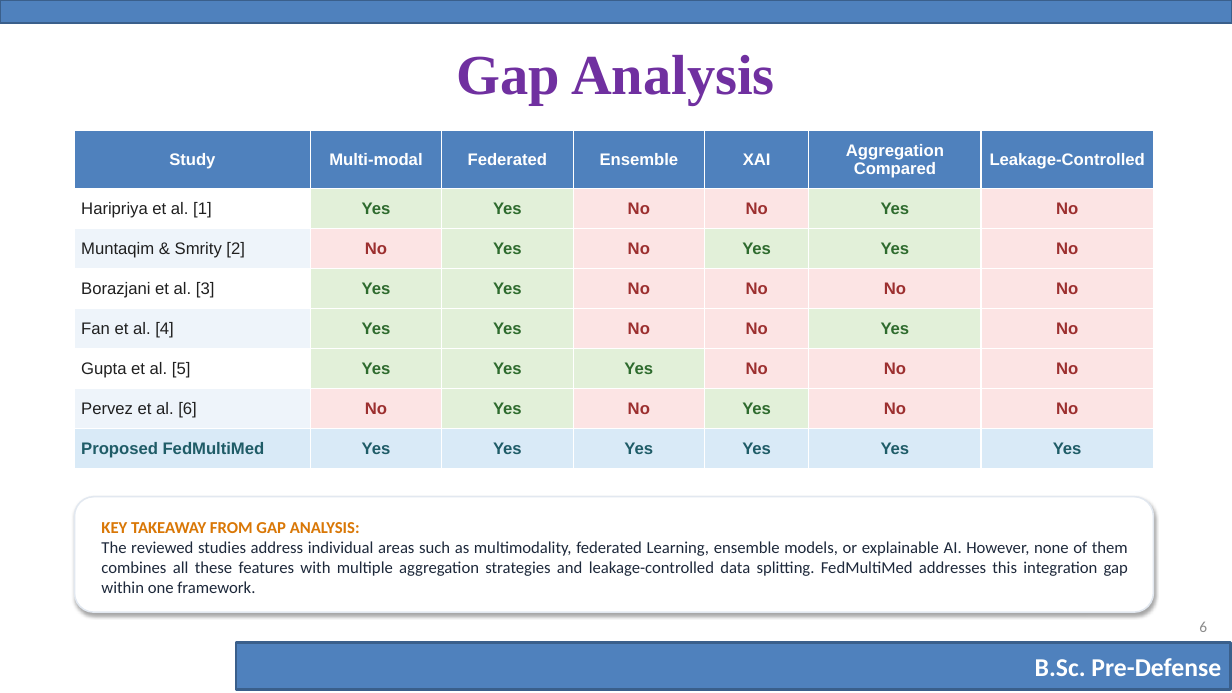
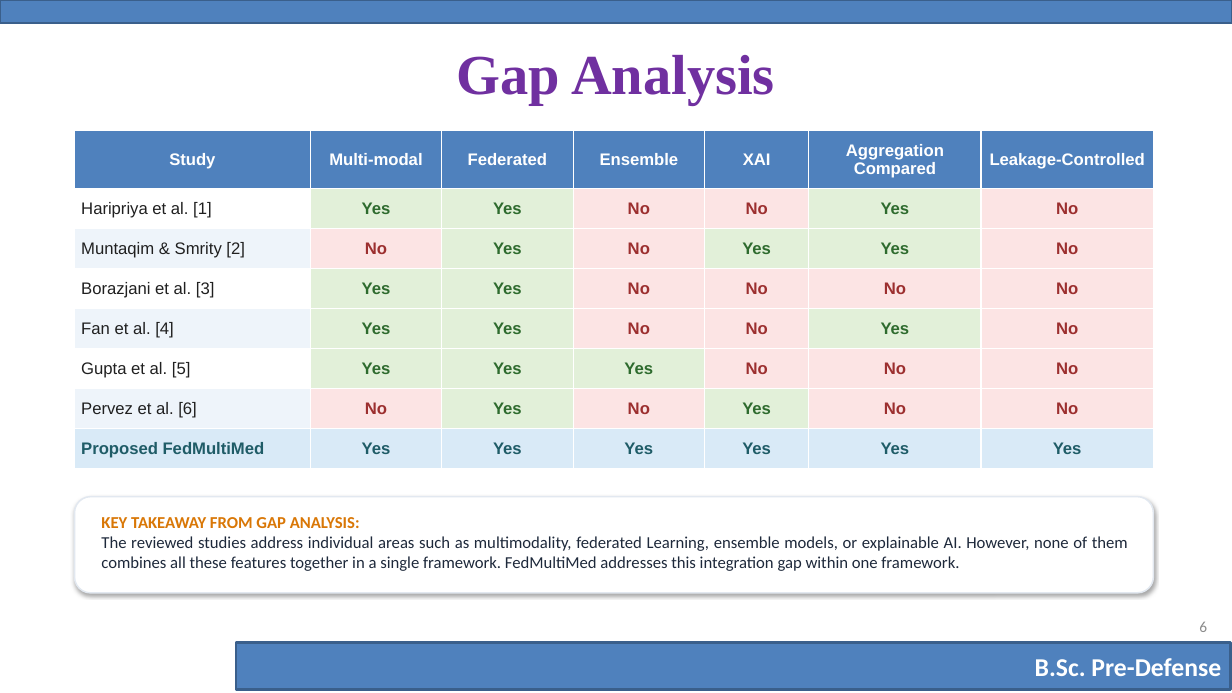
Before and after one commit to tasnimbinhannan/pre-defense, a slide deck: slide 6 of Pre-Defense FedMultimed by team learners.pptx. Drawn at 1232x693 pixels with LibreOffice and Linux fonts; fonts in the diff are those of the drawing; background and template pictures are left out. Boxes give left, top, right and bottom in pixels: in the first picture for what was removed or moved away, otherwise in the second. Text is boxed around its words. In the diff, an @@ line names an element or a change of style, - is before the commit and + after.

```diff
--- a/Pre-Defense FedMultimed by team learners.pptx
+++ b/Pre-Defense FedMultimed by team learners.pptx
@@ rounded rectangle: place and size @@
-rounded rectangle at [75,497,1154,613]
+rounded rectangle at [75,497,1154,593]
@@ text at [101,536,1128,571]: text changed @@
-The reviewed studies address individual areas such as multimodality, federated Learning, ensemble models, or explainable AI. However, none of them combines all these features with multiple aggregation strategies and leakage-controlled data splitting. FedMultiMed addresses this integration gap within one framework.
+The reviewed studies address individual areas such as multimodality, federated Learning, ensemble models, or explainable AI. However, none of them combines all these features together in a single framework. FedMultiMed addresses this integration gap within one framework.
```
Also in this commit, not shown: 2 other slides changed, 1 other file.
